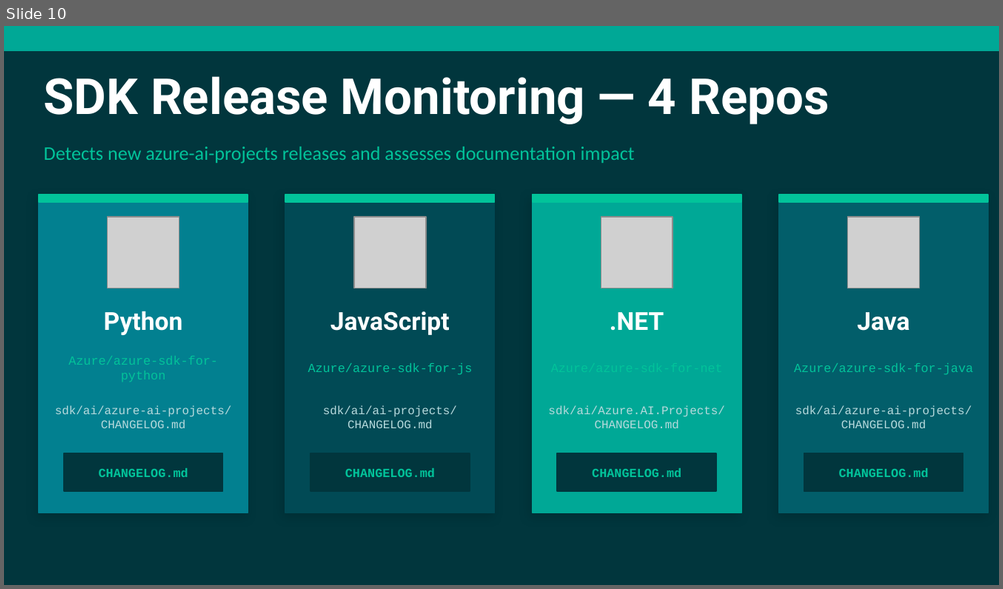
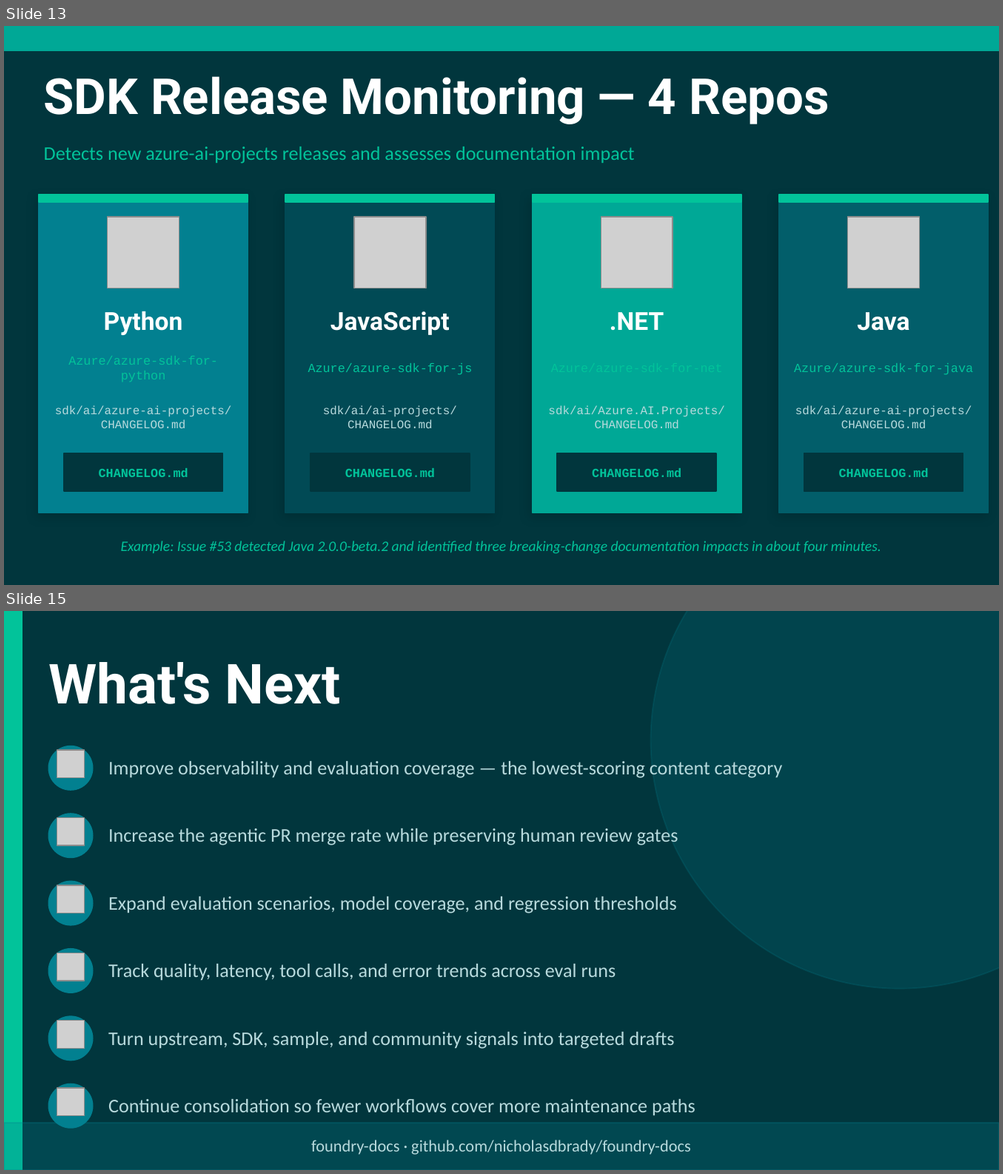
Before and after one commit to nicholasdbrady/foundry-docs, a slide deck: slides/foundry-docs-overview.pptx. Shown one above the other, each under a label of ours: slide 10 before the commit, slides 13 and 15 after it; the slides between them are not shown. The pictures are 1003x589 and 1003x1174 pixels, drawn with LibreOffice and Linux fonts; fonts in the diff are those of the drawing; grey boxes stand for pictures. Boxes give left, top, right and bottom in pixels: in the first picture for what was removed or moved away, otherwise in the second. Text is boxed around its words. In the diff, an @@ line names an element or a change of style, - is before the commit and + after.

```diff
--- a/slides/foundry-docs-overview.pptx
+++ b/slides/foundry-docs-overview.pptx
@@ slide 15 added at (x1=4, y1=611, x2=999, y2=1170), background #01363D @@
@@ rectangle added at (x1=4, y1=611, x2=22, y2=1170), fill #02C39A, outline #02C39A 1 pt @@
@@ ellipse added at (x1=651, y1=611, x2=999, y2=989), fill #028090 at 20% opacity, outline #028090 1 pt @@
@@ text added at (x1=48, y1=662, x2=340, y2=704), 40 pt, text #FFFFFF, bold @@
+What's Next
@@ ellipse added at (x1=48, y1=746, x2=93, y2=790), fill #028090, outline #028090 1 pt @@
@@ picture added at (x1=57, y1=750, x2=85, y2=778) @@
@@ text added at (x1=108, y1=761, x2=782, y2=778), 14 pt, text #B8DADD @@
+Improve observability and evaluation coverage — the lowest-scoring content category
@@ ellipse added at (x1=48, y1=814, x2=93, y2=857), fill #028090, outline #028090 1 pt @@
@@ picture added at (x1=57, y1=818, x2=85, y2=846) @@
@@ text added at (x1=108, y1=829, x2=678, y2=846), 14 pt, text #B8DADD @@
+Increase the agentic PR merge rate while preserving human review gates
@@ ellipse added at (x1=48, y1=882, x2=93, y2=925), fill #028090, outline #028090 1 pt @@
@@ picture added at (x1=57, y1=886, x2=85, y2=914) @@
@@ text added at (x1=108, y1=897, x2=677, y2=914), 14 pt, text #B8DADD @@
+Expand evaluation scenarios, model coverage, and regression thresholds
@@ ellipse added at (x1=48, y1=949, x2=93, y2=993), fill #028090, outline #028090 1 pt @@
@@ picture added at (x1=57, y1=953, x2=85, y2=981) @@
@@ text added at (x1=108, y1=964, x2=616, y2=980), 14 pt, text #B8DADD @@
+Track quality, latency, tool calls, and error trends across eval runs
@@ ellipse added at (x1=48, y1=1017, x2=93, y2=1060), fill #028090, outline #028090 1 pt @@
@@ picture added at (x1=57, y1=1021, x2=85, y2=1048) @@
@@ text added at (x1=108, y1=1032, x2=674, y2=1049), 14 pt, text #B8DADD @@
+Turn upstream, SDK, sample, and community signals into targeted drafts
@@ ellipse added at (x1=48, y1=1085, x2=93, y2=1128), fill #028090, outline #028090 1 pt @@
@@ picture added at (x1=57, y1=1088, x2=85, y2=1116) @@
@@ text added at (x1=108, y1=1099, x2=695, y2=1116), 14 pt, text #B8DADD @@
+Continue consolidation so fewer workflows cover more maintenance paths
@@ rectangle added at (x1=4, y1=1123, x2=999, y2=1170), fill #028090 at 25% opacity, outline #028090 1 pt @@
@@ text added at (x1=311, y1=1140, x2=691, y2=1155), 12 pt, text #B8DADD @@
+foundry-docs · github.com/nicholasdbrady/foundry-docs
@@ what was slide 10 is now slide 13 @@
@@ slide 13 changed as well @@
@@ text added at (x1=121, y1=541, x2=881, y2=554), 10.5 pt, text #02C39A, italic @@
+Example: Issue #53 detected Java 2.0.0-beta.2 and identified three breaking-change documentation impacts in about four minutes.
```
Also in this commit, not shown: 10 other slides changed, 3 other slides added, 1 slide removed, 1 other file.
